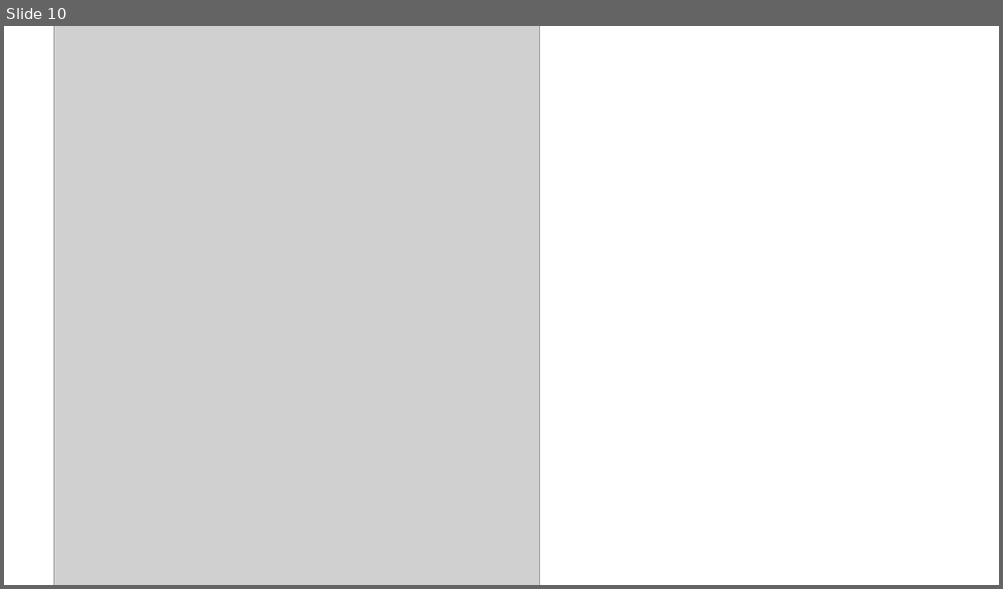
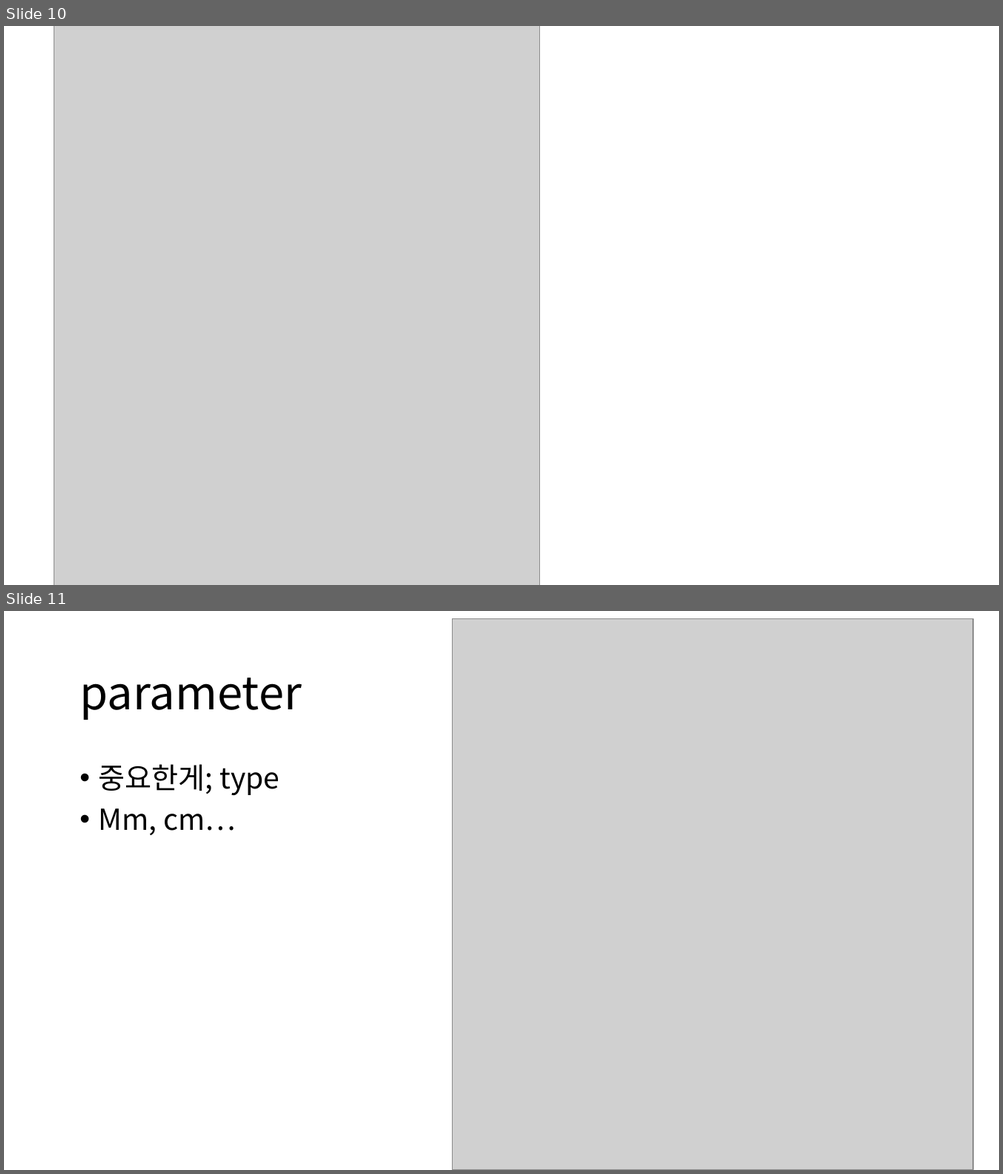
Before and after one commit to nsaori/Catia-v5-Automation, a slide deck: automation.pptx. Shown one above the other, each under a label of ours: slide 10 before the commit, slides 10 and 11 after it. The pictures are 1003x589 and 1003x1174 pixels, drawn with LibreOffice and Linux fonts; fonts in the diff are those of the drawing; grey boxes stand for pictures. Boxes give left, top, right and bottom in pixels: in the first picture for what was removed or moved away, otherwise in the second. Text is boxed around its words. In the diff, an @@ line names an element or a change of style, - is before the commit and + after.

```diff
--- a/automation.pptx
+++ b/automation.pptx
@@ slide 11 added at box(4, 611, 999, 1170), background #FFFFFF @@
@@ picture added at box(452, 618, 973, 1170) @@
@@ title added at box(79, 678, 301, 720), 44 pt, text #000000 @@
+parameter
@@ text added at box(99, 764, 279, 835), 28 pt, text #000000 @@
+• 중요한게; type
+• Mm, cm…
```
Also in this commit, not shown: 1 other slide added, 59 other files.
